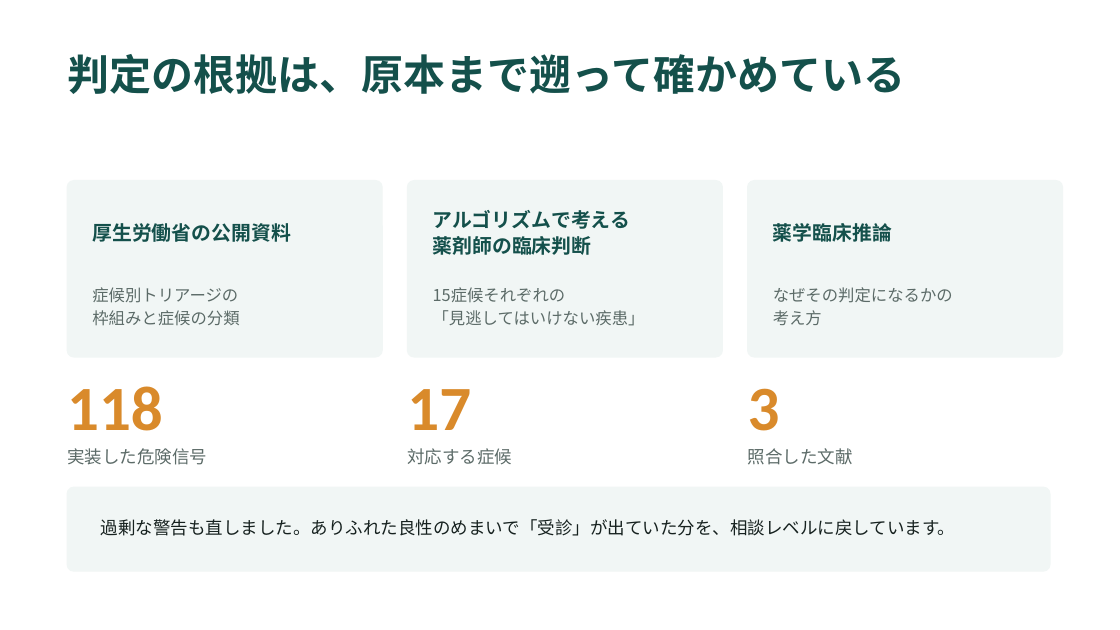
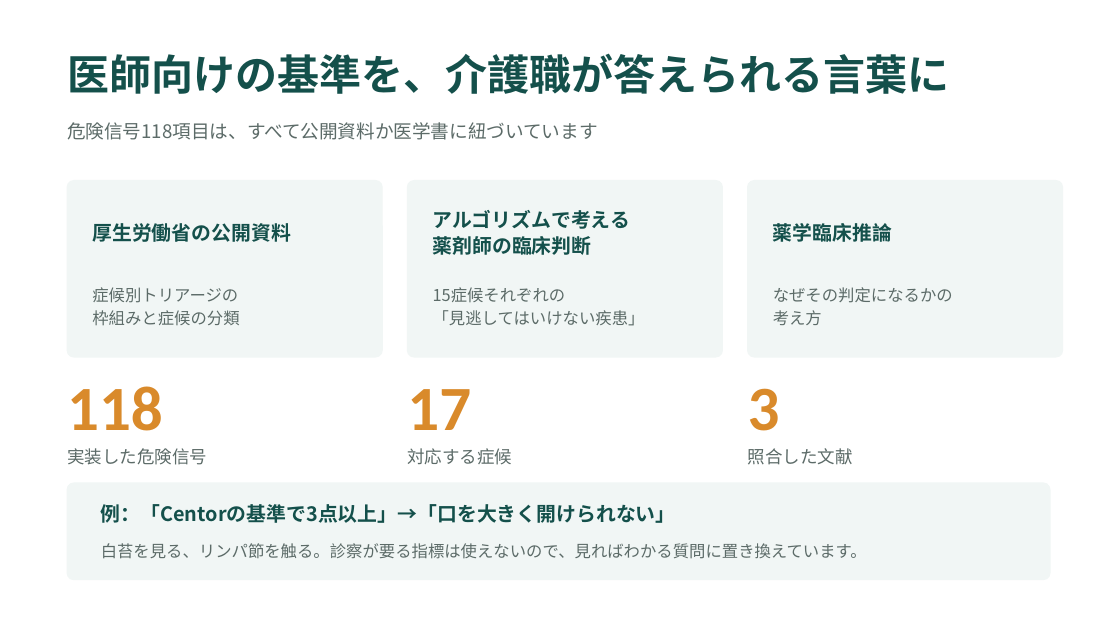
Before and after one commit to taisako082600-spec/pharmacare, a slide deck: slide 7 of PharmaCare_紹介資料.pptx. Drawn at 1120x630 pixels with LibreOffice and Linux fonts; fonts in the diff are those of the drawing. Boxes give left, top, right and bottom in pixels: in the first picture for what was removed or moved away, otherwise in the second. Text is boxed around its words. In the diff, an @@ line names an element or a change of style, - is before the commit and + after.

```diff
--- a/PharmaCare_紹介資料.pptx
+++ b/PharmaCare_紹介資料.pptx
@@ text at (67, 53, 949, 94): text changed @@
-判定の根拠は、原本まで遡って確かめている
+医師向けの基準を、介護職が答えられる言葉に
@@ text added at (67, 122, 598, 140), 16 pt, text #5C6B68 @@
+危険信号118項目は、すべて公開資料か医学書に紐づいています
@@ rounded rectangle: place and size @@
-rounded rectangle at (67, 487, 1050, 571)
+rounded rectangle at (67, 483, 1050, 580)
@@ rounded rectangle at (67, 483, 1050, 580): proportions changed @@
@@ text added at (101, 504, 676, 523), 17 pt, text #14504B, bold @@
+例：「Centorの基準で3点以上」→「口を大きく開けられない」
@@ text removed at (101, 519, 956, 536) @@
-過剰な警告も直しました。ありふれた良性のめまいで「受診」が出ていた分を、相談レベルに戻しています。
@@ text added at (101, 543, 867, 559), 14 pt, text #5C6B68 @@
+白苔を見る、リンパ節を触る。診察が要る指標は使えないので、見ればわかる質問に置き換えています。
```
Also in this commit, not shown: 2 other slides changed, 1 slide added, 3 other files.
